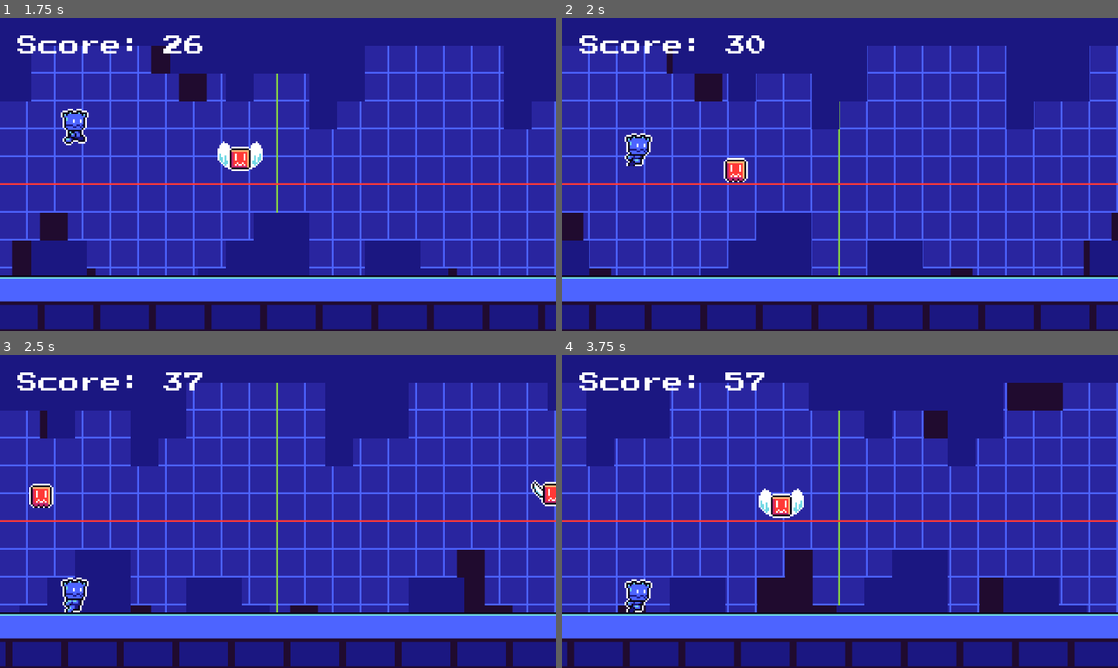
Above: before the commit, frames 1-4 (two rows, left to right).
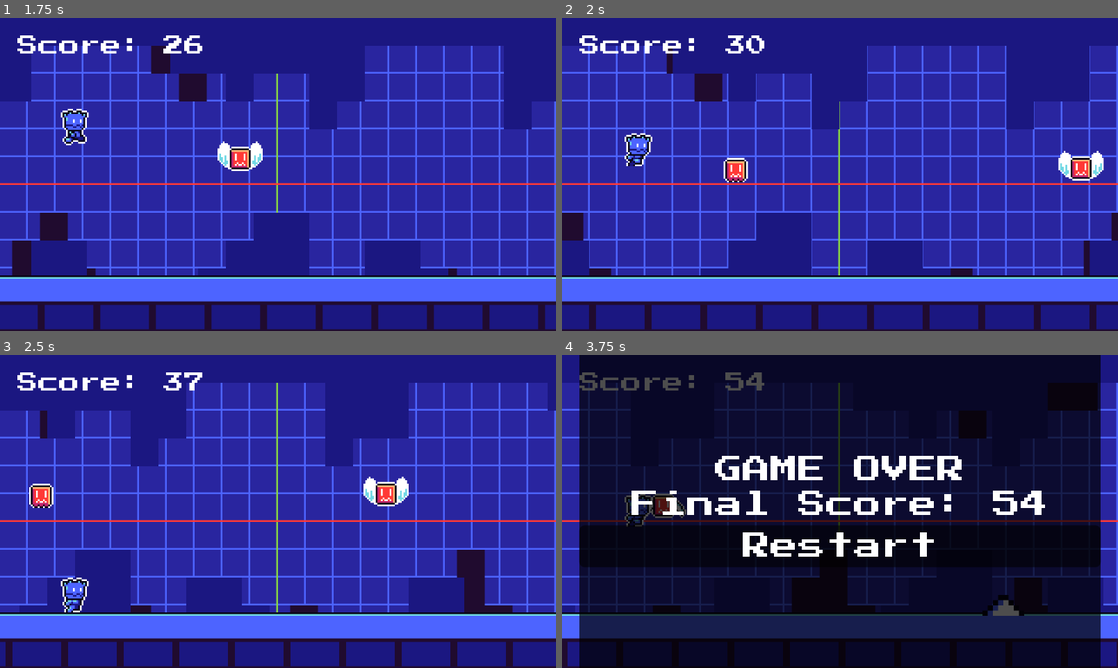
Above: after the commit, the same moments.

Repository: tranvlnh/ancestral-legacy
Game: Godot game, scene res://scenes/main.tscn
Two runs of this game, one before a commit and one after it. Both use one fixed random seed, a clock stepped at 60 frames per second and the inputs below.
Inputs (mouse positions are in pixels of both pictures, inside the frame that each line leads up to):
- Up to frame 1 (1.75 s): tap Enter (ui_accept) at 0.5 s; move the mouse to (400, 158) at 0.52 s; click (400, 158) at 0.67 s; tap Space (jump) at 0.77, 1.52 s; move the mouse to (166, 190) at 1.27 s; click (166, 190) at 1.42 s
- Up to frame 2 (2 s): no input
- Up to frame 3 (2.5 s): move the mouse to (333, 442) at 2.02 s; click (333, 442) at 2.17 s
- Up to frame 4 (3.75 s): move the mouse to (812, 574) at 2.77 s; click (812, 574) at 2.92 s; tap Space (jump) at 3.02 s; move the mouse to (1006, 558) at 3.52 s; click (1006, 558) at 3.67 s

Frame 1 is identical in both runs. In frame 2, 0.6% of the frame differs, in the area x 89-98%, y 42-52%; in frame 3, 0.9%; in frame 4, 91%, in the area x 0-100%, y 0-100%.

Commit message:
Update spawn and coffee Y positions for better gameplay balance
Update MIN_SAFETY_FACTOR and MAX_SAFETY_FACTOR to 1.1 and 1.7
respectively
Lower COFFEE_Y_FLOOR from 142.0 to 140.0
Add player_stats subresource to Main node

Diff:
--- a/scenes/main.gd
+++ b/scenes/main.gd
@@ -12,15 +12,15 @@
 const MAX_SPEED: float = 400.0
 
 # Spawn algorithm constants - dùng từ player_stats
-const MIN_SAFETY_FACTOR: float = 1.8
-const MAX_SAFETY_FACTOR: float = 2.5
+const MIN_SAFETY_FACTOR: float = 1.1
+const MAX_SAFETY_FACTOR: float = 1.7
 const DIFFICULTY_CURVE: float = 0.0015
 
 const SPAWN_BUFFER_X: float = 80.0
 const CLEANUP_BUFFER_X: float = 80.0
 const THORN_Y: float = 144.0
 const ENEMY_Y: float = 80.0
-const COFFEE_Y_FLOOR: float = 142.0
+const COFFEE_Y_FLOOR: float = 140.0
 const COFFEE_Y_HIGH: float = 90.0
 const COFFEE_FLOOR_CHANCE: float = 0.65
 const COFFEE_SPAWN_CHANCE: float = 0.4
--- a/scenes/main.tscn
+++ b/scenes/main.tscn
@@ -8,12 +8,17 @@
 [ext_resource type="PackedScene" uid="uid://c8vwxb2g82j6" path="res://ui/ui.tscn" id="5_ui"]
 [ext_resource type="PackedScene" uid="uid://d3vwxb2g82j7" path="res://audio/audio_manager.tscn" id="6_audio"]
 
+[sub_resource type="Resource" id="Resource_o6xl0"]
+script = ExtResource("4_jyhfs")
+metadata/_custom_type_script = "uid://bxn4u7ivas1jg"
+
 [sub_resource type="Resource" id="Resource_tbgi4"]
 script = ExtResource("4_jyhfs")
 metadata/_custom_type_script = "uid://bxn4u7ivas1jg"
 
 [node name="Main" type="Node2D" unique_id=1995830563]
 script = ExtResource("1_tefeu")
+player_stats = SubResource("Resource_o6xl0")
 
 [node name="Background" parent="." unique_id=349039132 instance=ExtResource("1_o5qli")]
 
